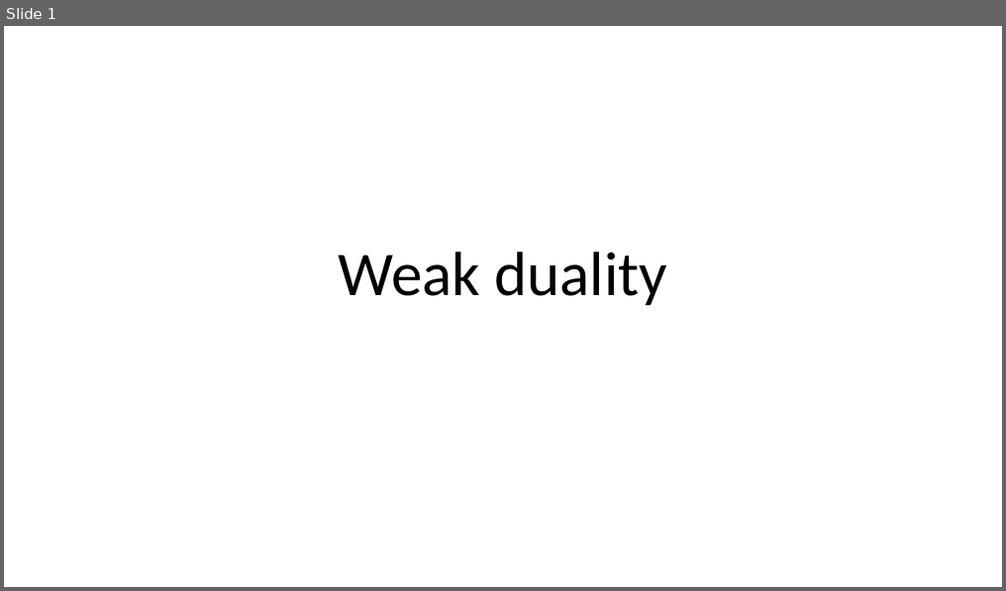
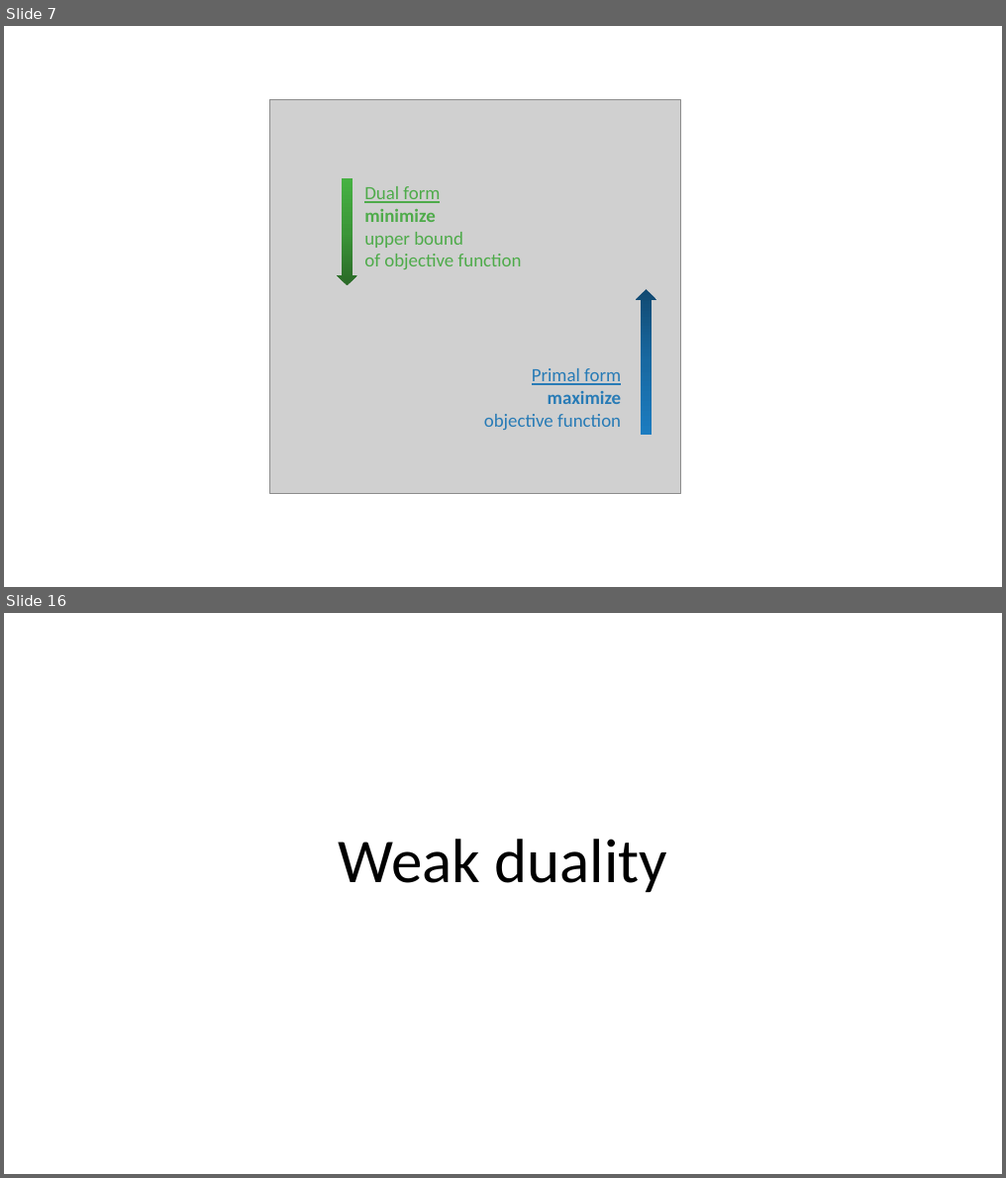
Before and after one commit to khanhnguyendata/duality, a slide deck: ppt/Duality copy.pptx. Shown one above the other, each under a label of ours: slide 1 before the commit, slides 7 and 16 after it; the slides between them are not shown. The pictures are 1006x591 and 1006x1178 pixels, drawn with LibreOffice and Linux fonts; fonts in the diff are those of the drawing; grey boxes stand for pictures. Boxes give left, top, right and bottom in pixels: in the first picture for what was removed or moved away, otherwise in the second. Text is boxed around its words. In the diff, an @@ line names an element or a change of style, - is before the commit and + after.

```diff
--- a/ppt/Duality copy.pptx
+++ b/ppt/Duality copy.pptx
@@ slide 7 added at box(4, 26, 1002, 587), background #FFFFFF @@
@@ picture added at box(270, 100, 681, 494) @@
@@ right arrow added at box(337, 179, 357, 286), fill gradient #2A6A28 to #3C9638 to #47B243 @@
@@ text added at box(364, 186, 522, 270), 18 pt, text #4EAB4A @@
+Dual form
+minimize
+upper bound
+of objective function
@@ right arrow added at box(636, 290, 656, 436), fill gradient #114A72 to #1969A2 to #1D7DC1 @@
@@ text added at box(484, 369, 621, 430), 18 pt, text #287BB6 @@
+Primal form
+maximize
+objective function
@@ what was slide 1 is now slide 16 @@
```
Also in this commit, not shown: 2 slides changed, 16 other slides added, 2 other files.
